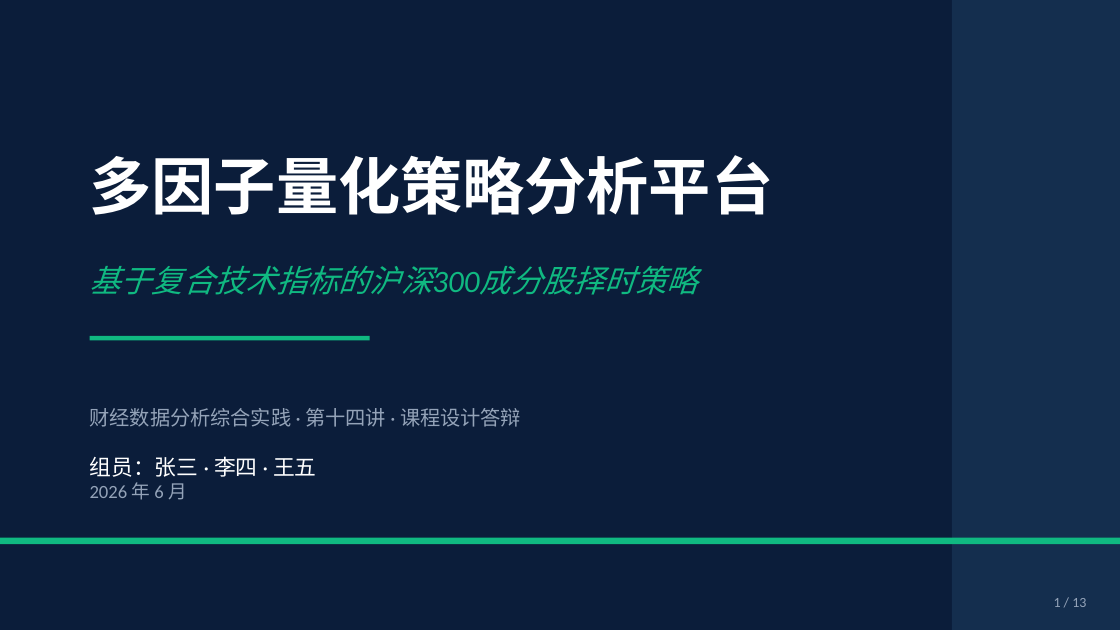
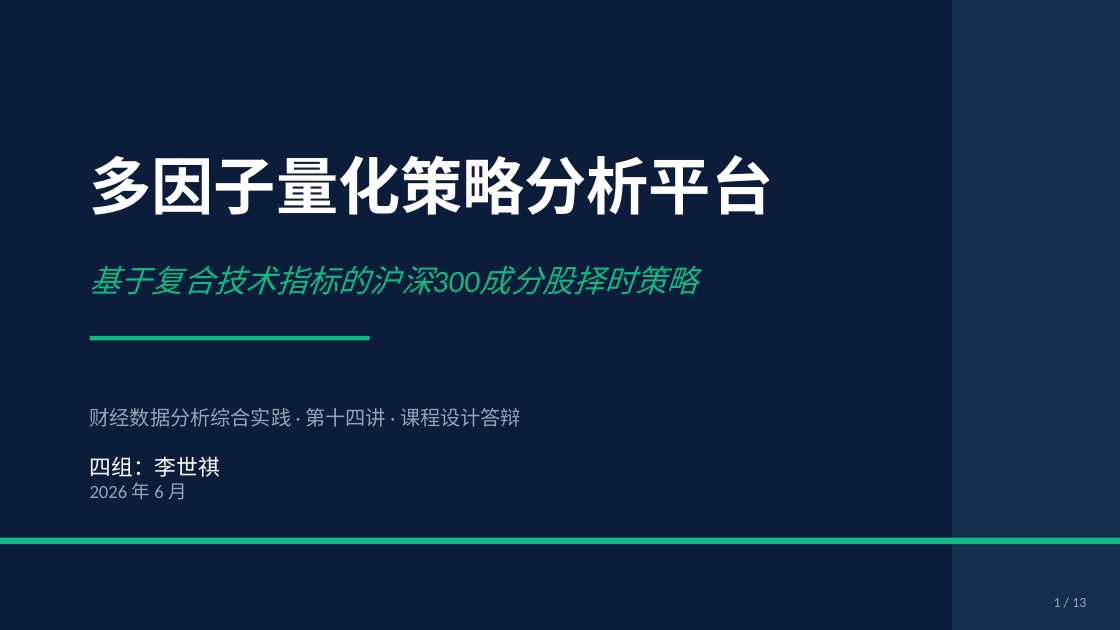
Before and after one commit to 7changecahng/quant-strategy, a slide deck: slide 1 of ppt/答辩PPT_v3.pptx. Drawn at 1120x630 pixels with LibreOffice and Linux fonts; fonts in the diff are those of the drawing. Boxes give left, top, right and bottom in pixels: in the first picture for what was removed or moved away, otherwise in the second. Text is boxed around its words. In the diff, an @@ line names an element or a change of style, - is before the commit and + after.

```diff
--- a/ppt/答辩PPT_v3.pptx
+++ b/ppt/答辩PPT_v3.pptx
@@ text at (90,456,221,477): text changed @@
-组员：张三 · 李四 · 王五
+四组：李世祺
```
Also in this commit, not shown: 2 other slides changed.
